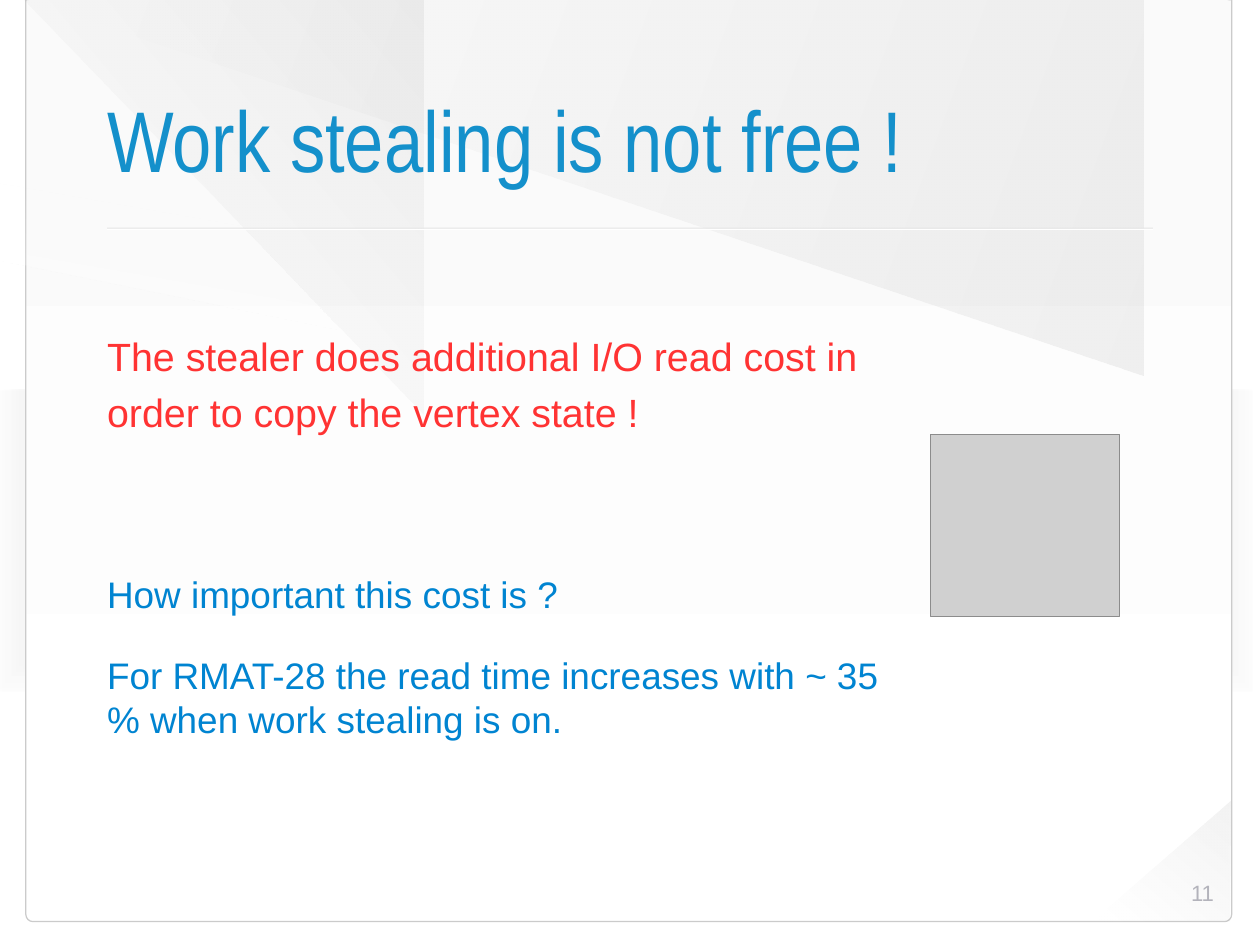
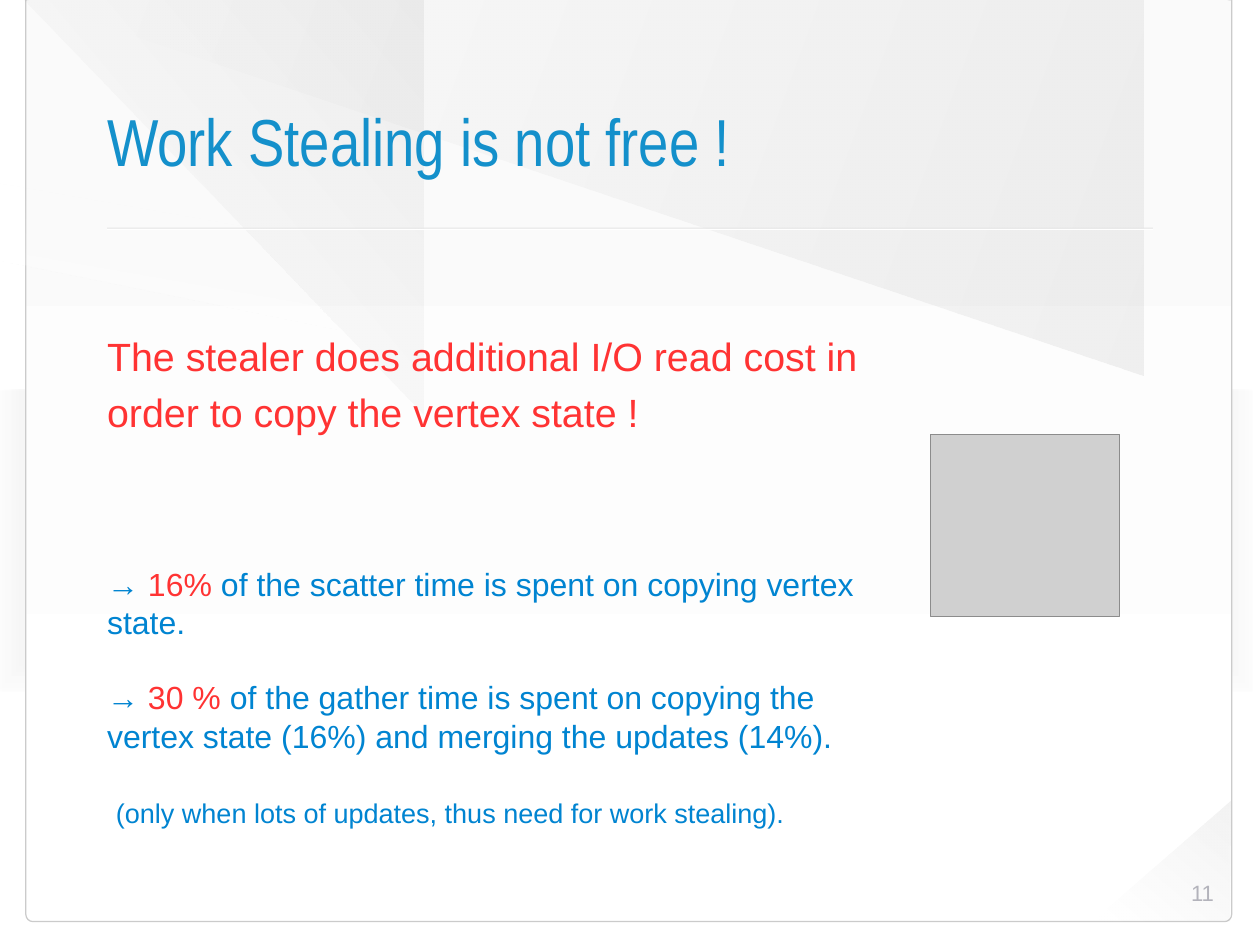
Before and after one commit to HaprianVlad/chaos, a slide deck: slide 11 of presentation.odp. Drawn at 1260x945 pixels with LibreOffice and Linux fonts; fonts in the diff are those of the drawing; grey boxes stand for pictures; background and template pictures are left out. Boxes give left, top, right and bottom in pixels: in the first picture for what was removed or moved away, otherwise in the second. Text is boxed around its words. In the diff, an @@ line names an element or a change of style, - is before the commit and + after.

```diff
--- a/presentation.odp
+++ b/presentation.odp
@@ title at box(107, 118, 700, 179): text changed; size 70 to 54 pt @@
-Work stealing is not free !
+Work Stealing is not free !
@@ text at box(107, 572, 854, 828): text changed; size 30 to 26 pt @@
-How important this cost is ?
-For RMAT-28 the read time increases with ~ 35 % when work stealing is on.
+→ 16% of the scatter time is spent on copying vertex state.
+→ 30 % of the gather time is spent on copying the vertex state (16%) and merging the updates (14%).
+(only when lots of updates, thus need for work stealing).
```
Also in this commit, not shown: 3 other slides changed, 3 other files.
